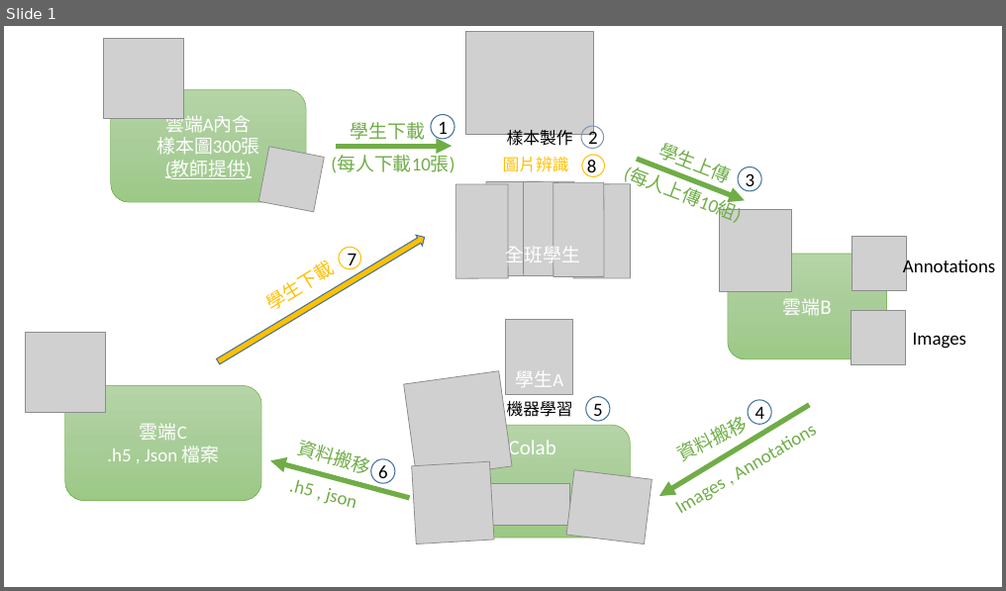
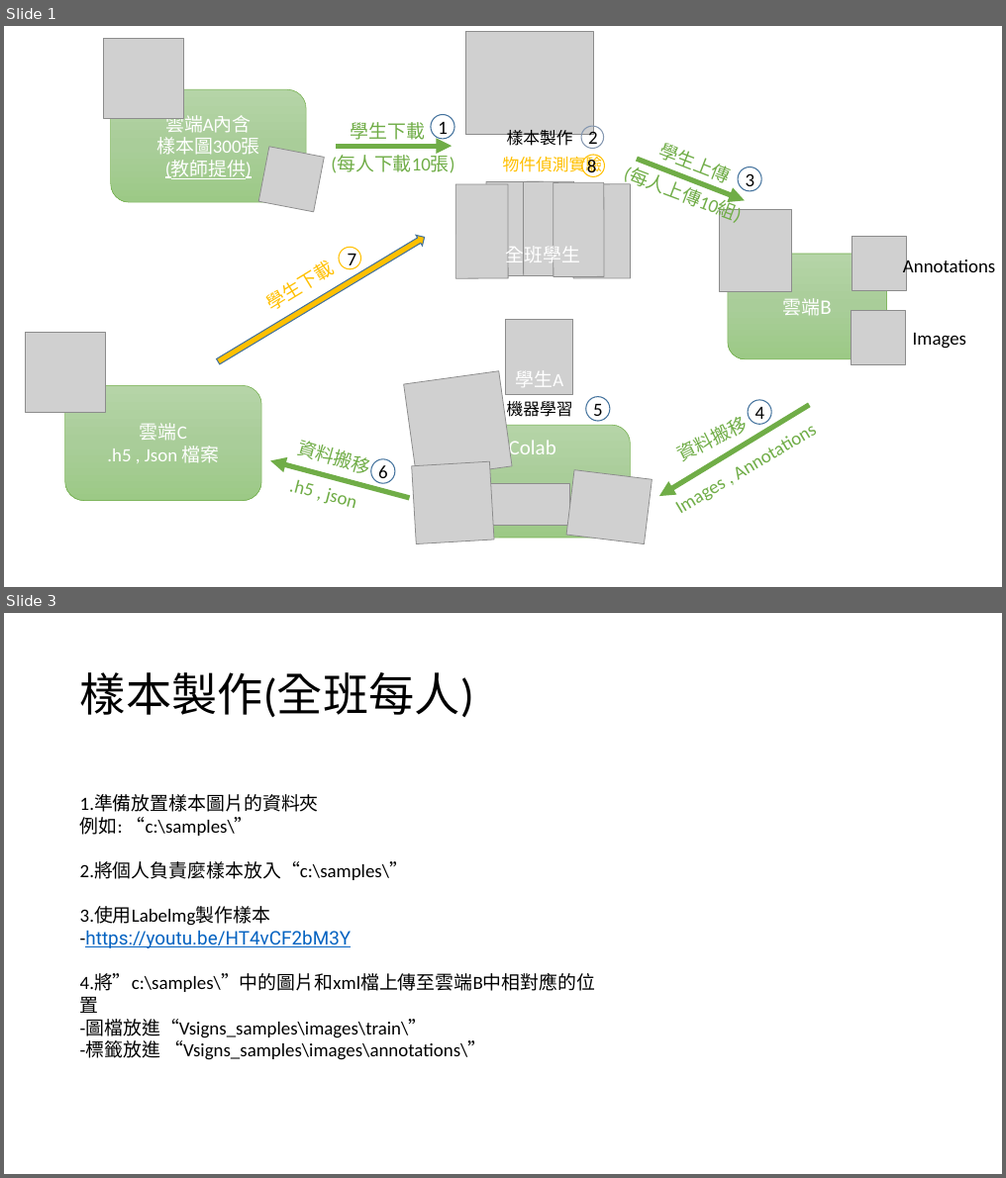
Before and after one commit to NAERSTEAM/EELAB, a slide deck: LAB_20200530_0_HandSignRecognition/process_of_machine_learning_for_LAB20200724_0/process_of_machine_learning_for_LAB20200530(traditional_Chinese).pptx. Shown one above the other, each under a label of ours: slide 1 before the commit, slides 1 and 3 after it; the slides between them are not shown. The pictures are 1006x591 and 1006x1178 pixels, drawn with LibreOffice and Linux fonts; fonts in the diff are those of the drawing; grey boxes stand for pictures. Boxes give left, top, right and bottom in pixels: in the first picture for what was removed or moved away, otherwise in the second. Text is boxed around its words. In the diff, an @@ line names an element or a change of style, - is before the commit and + after.

```diff
--- a/LAB_20200530_0_HandSignRecognition/process_of_machine_learning_for_LAB20200724_0/process_of_machine_learning_for_LAB20200530(traditional_Chinese).pptx
+++ b/LAB_20200530_0_HandSignRecognition/process_of_machine_learning_for_LAB20200724_0/process_of_machine_learning_for_LAB20200530(traditional_Chinese).pptx
@@ slide 3 added at [4, 613, 1002, 1174], background #FFFFFF @@
@@ title added at [80, 672, 474, 718], 44 pt, text #000000 @@
+樣本製作(全班每人)
@@ text added at [80, 795, 595, 1060], 18 pt, text #000000 @@
+1.準備放置樣本圖片的資料夾
+例如: “c:\samples\”
+2.將個人負責麼樣本放入“c:\samples\”
+3.使用Labelmg製作樣本
+-https://youtu.be/HT4vCF2bM3Y
+4.將”c:\samples\”中的圖片和xml檔上傳至雲端B中相對應的位置
+-圖檔放進“Vsigns_samples\images\train\”
+-標籤放進 “Vsigns_samples\images\annotations\”
@@ slide 1 changed as well @@
@@ text at [503, 154, 602, 175]: text changed @@
-圖片辨識
+物件偵測實驗
```
Also in this commit, not shown: 4 other slides added, 2 slides removed, 4 other files.
